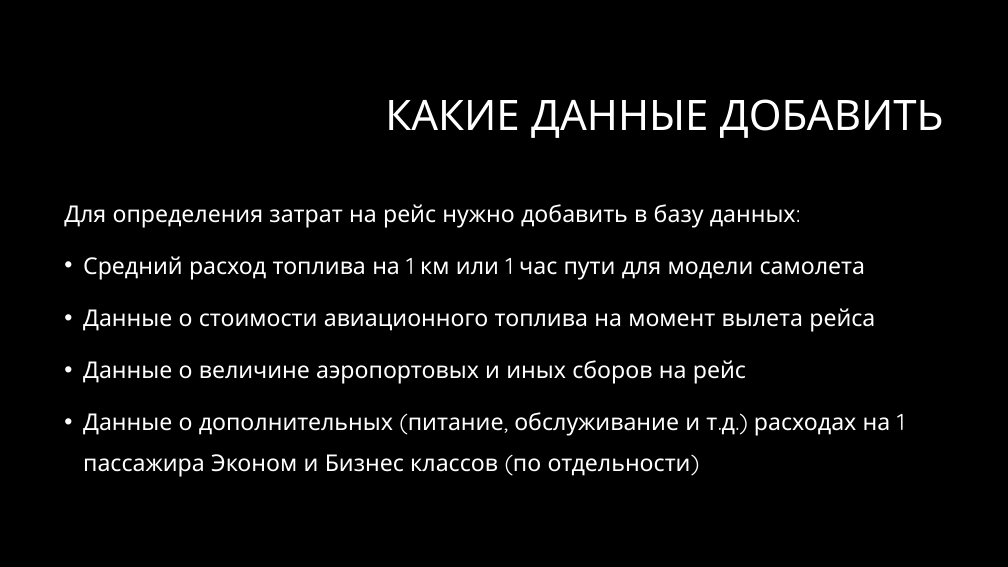
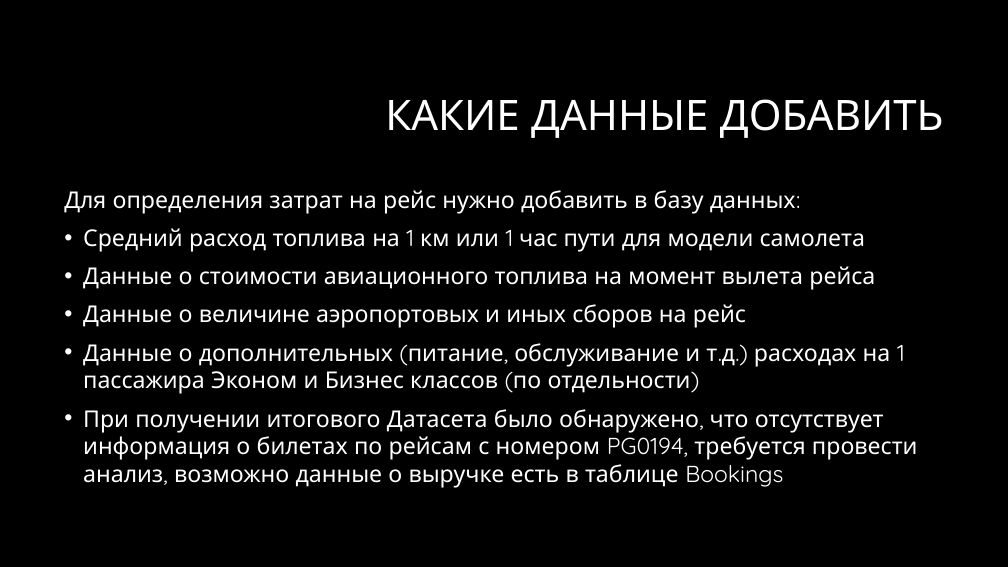
Before and after one commit to kir-krash/module-4, a slide deck: slide 6 of Прибыльность рейсов авиакомпании в зимний период.pptx. Drawn at 1008x567 pixels with LibreOffice and Linux fonts; fonts in the diff are those of the drawing; background and template pictures are left out. Boxes give left, top, right and bottom in pixels: in the first picture for what was removed or moved away, otherwise in the second. Text is boxed around its words. In the diff, an @@ line names an element or a change of style, - is before the commit and + after.

```diff
--- a/Прибыльность рейсов авиакомпании в зимний период.pptx
+++ b/Прибыльность рейсов авиакомпании в зимний период.pptx
@@ text at bbox=[64, 190, 905, 394]: line spacing 1.5 to 1 @@
@@ text at bbox=[83, 409, 918, 488]: paragraph added @@
+• При получении итогового Датасета было обнаружено, что отсутствует информация о билетах по рейсам с номером PG0194, требуется провести анализ, возможно данные о выручке есть в таблице Bookings
```
